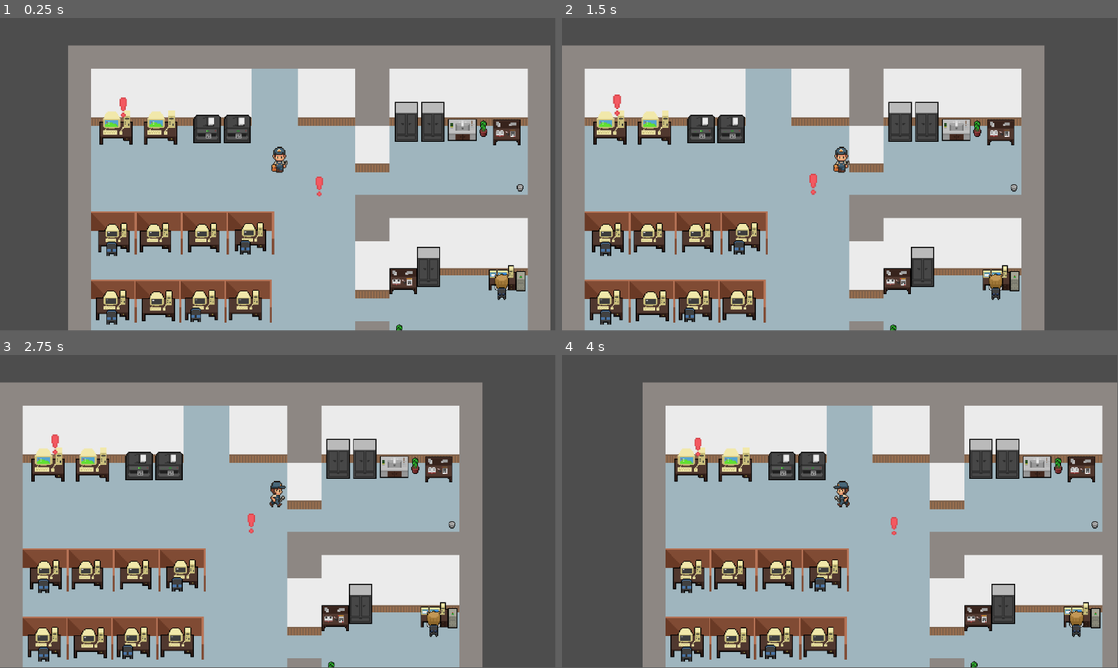
Above: before the commit, frames 1-4 (two rows, left to right).
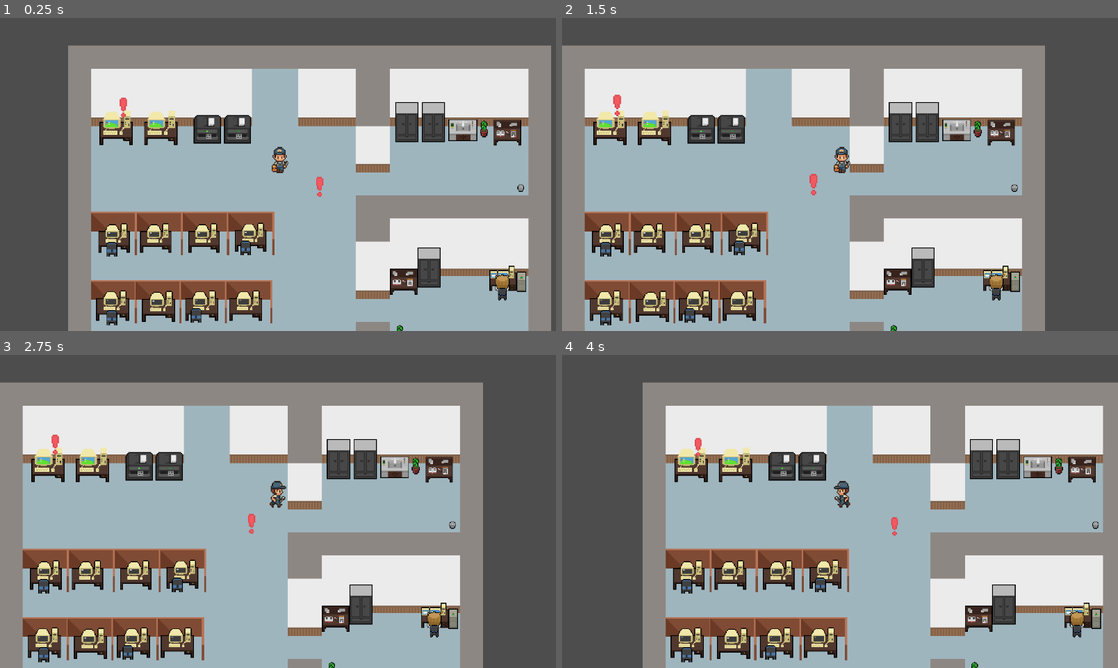
Above: after the commit, the same moments.

Repository: Lenni707/gamejam
Game: Godot game, scene res://Scenes/game.tscn
The game is run twice, just before and just after one commit, with the same random seed, the same clock (stepped at 60 frames per second) and the same inputs.
Inputs (mouse positions are in pixels of both pictures, inside the frame that each line leads up to):
- Up to frame 1 (0.25 s): no input
- Up to frame 2 (1.5 s): tap Enter (ui_accept) at 0.5, 0.77 s; move the mouse to (962, 158) at 0.52 s; hold D (right) 0.53-1.25 s; hold E (Interagieren) 0.53-1.25 s; click (962, 158) at 0.67 s; drag from (728, 190) to (612, 118) at 1.27 s
- Up to frame 3 (2.75 s): move the mouse to (333, 442) at 2.02 s; hold D (right) from 2.03 s (still down); hold E (Interagieren) from 2.03 s (still down)
- Up to frame 4 (4 s): release D (right) at 2.75 s; release E (Interagieren) at 2.75 s; drag from (812, 574) to (673, 464) at 2.77 s; move the mouse to (1006, 558) at 3.52 s; hold A (left) from 3.53 s (still down); hold E (Interagieren) from 3.53 s (still down); tap Enter (ui_accept) at 3.77 s
In our replay, the window is 799x449 before the commit and 800x450 after it. These sizes can differ from the game's own. Grey fills any space a smaller window leaves; there, only what the larger window draws over its background counts as a difference.

The runs differ from the first frame. In frame 1, 4.6% of the frame differs, in the area x 0-100%, y 0-100%; in frame 2, 4.2%; in frame 3, 4.2%; in frame 4, 4.6%.

Commit message:
changed porject settings

Diff:
--- a/project.godot
+++ b/project.godot
@@ -14,6 +14,13 @@
 run/main_scene="uid://wflja766b8ma"
 config/features=PackedStringArray("4.4", "Forward Plus")
 config/icon="res://icon.svg"
+
+[display]
+
+window/size/mode=2
+window/stretch/mode="canvas_items"
+window/stretch/aspect="expand"
+window/stretch/scale_mode="integer"
 
 [input]
 
